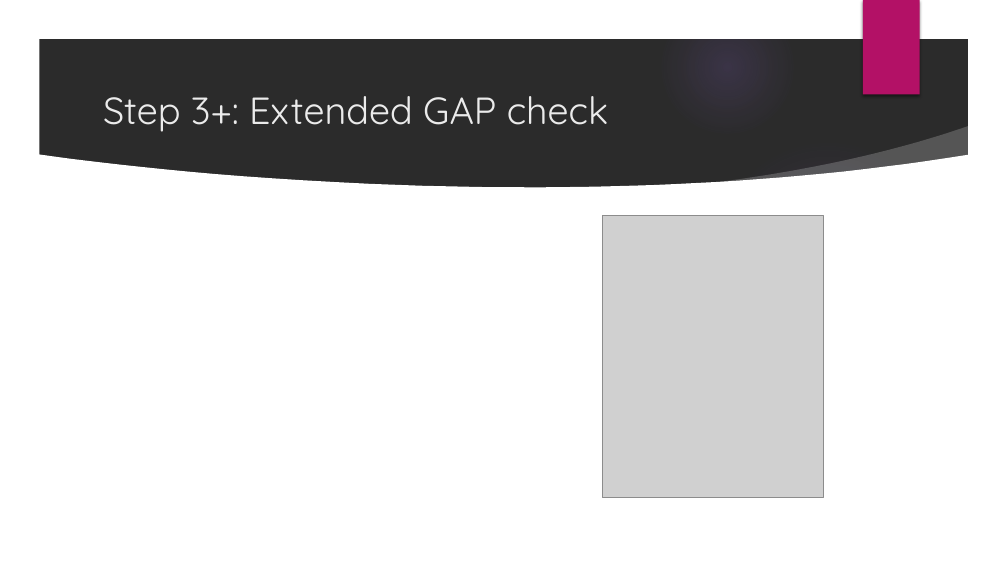
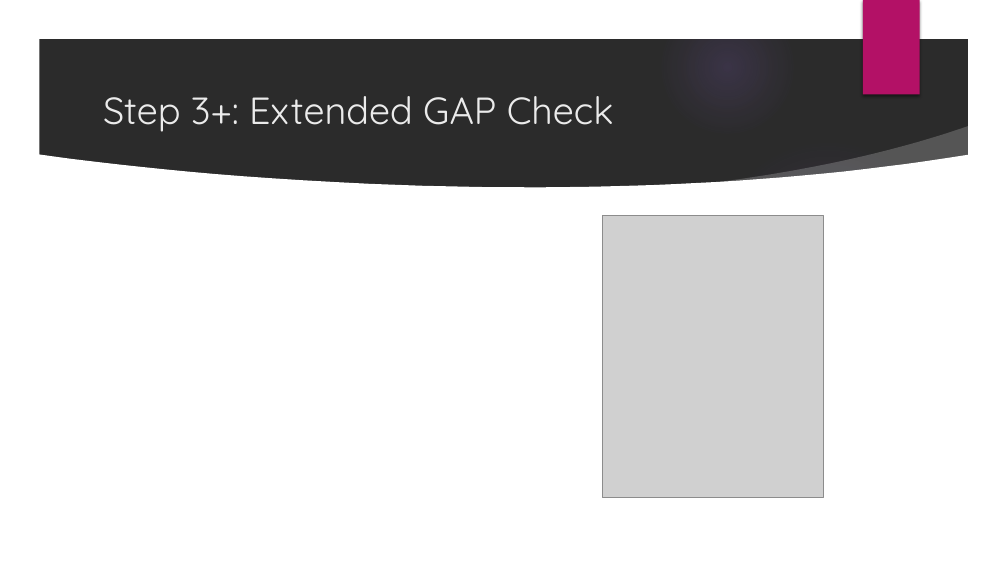
Before and after one commit to GeorgeF0/argumentation-logic-visualizer, a slide deck: slide 18 of Presentation/AL Toolkit.pptx (slide 19 before the commit). Drawn at 1008x567 pixels with LibreOffice and Linux fonts; fonts in the diff are those of the drawing; grey boxes stand for pictures; background and template pictures are left out; a plain dark background stands for a picture behind light text. Boxes give left, top, right and bottom in pixels: in the first picture for what was removed or moved away, otherwise in the second. Text is boxed around its words. In the diff, an @@ line names an element or a change of style, - is before the commit and + after.

Commit message:
minor update to presentation

```diff
--- a/Presentation/AL Toolkit.pptx
+++ b/Presentation/AL Toolkit.pptx
@@ title at [103, 96, 614, 132]: text changed @@
-Step 3+: Extended GAP check
+Step 3+: Extended GAP Check
```
Also in this commit, not shown: 3 other slides changed, 1 slide added, 1 slide removed, 1 other file.
